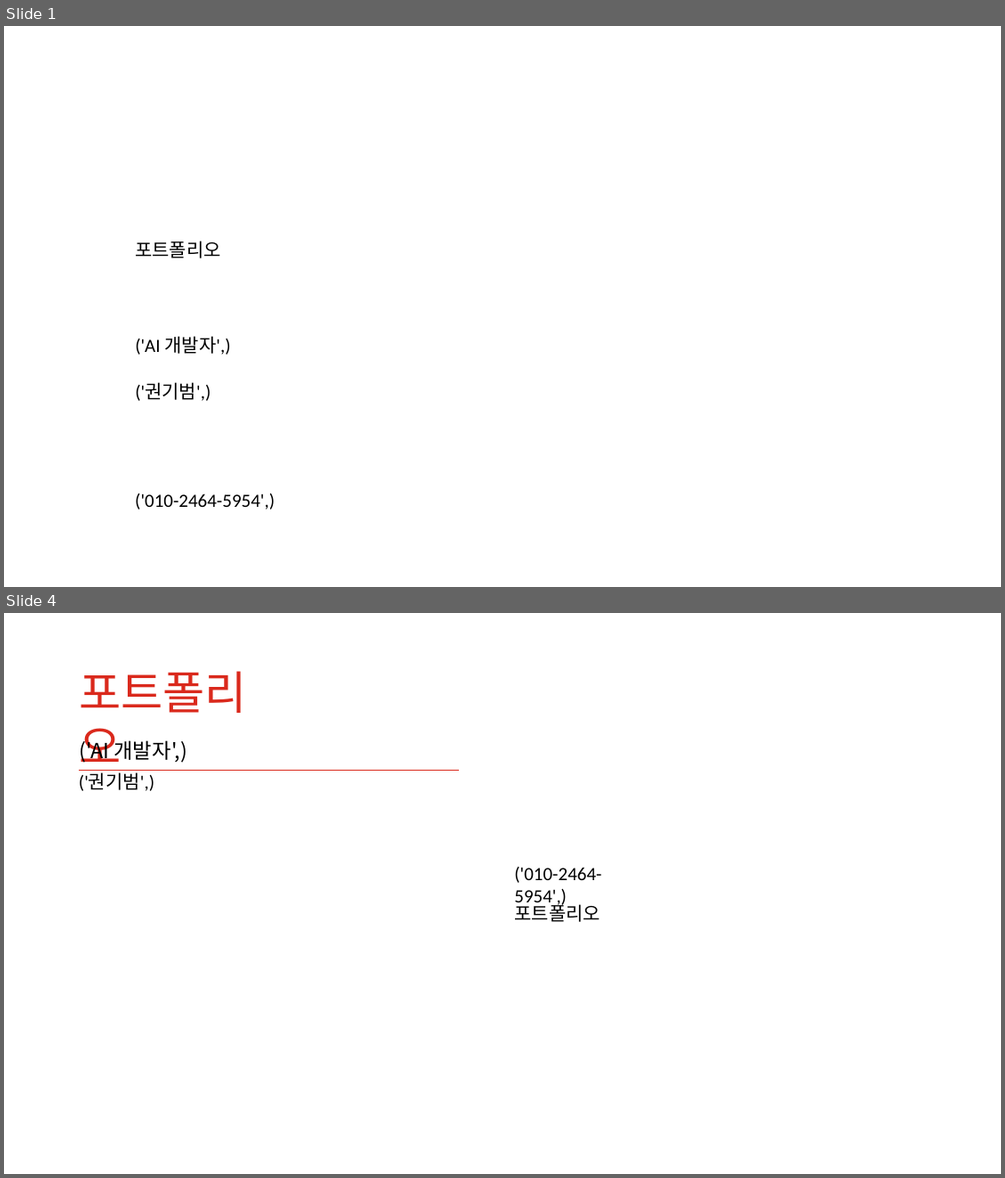
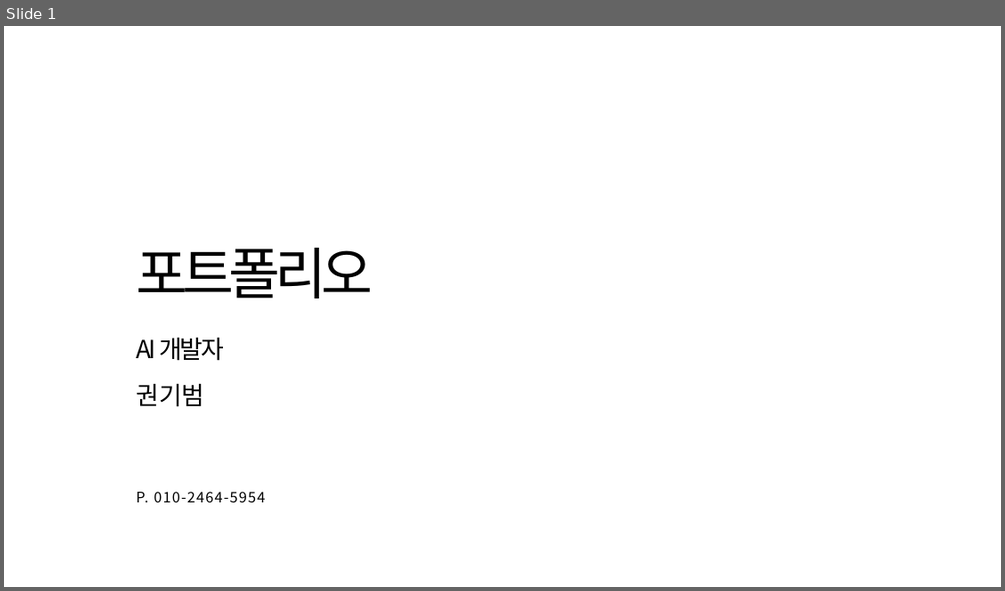
Before and after one commit to qja1998/github_mcp, a slide deck: ppt/test.pptx. Shown one above the other, each under a label of ours: slides 1 and 4 before the commit, slide 1 after it; the slides between them are not shown. The pictures are 1005x1178 and 1005x591 pixels, drawn with LibreOffice and Linux fonts; fonts in the diff are those of the drawing; background and template pictures are left out. Boxes give left, top, right and bottom in pixels: in the first picture for what was removed or moved away, otherwise in the second. Text is boxed around its words. In the diff, an @@ line names an element or a change of style, - is before the commit and + after.

```diff
--- a/ppt/test.pptx
+++ b/ppt/test.pptx
@@ slide 4 removed at bbox=[4, 613, 1001, 1174], background #FFFFFF @@
@@ title removed at bbox=[79, 671, 247, 775] @@
-포트폴리오
@@ text removed at bbox=[86, 737, 187, 763] @@
-('AI 개발자',)
@@ freeform shape removed at bbox=[79, 770, 459, 770] @@
-('권기범',)
@@ text removed at bbox=[514, 867, 601, 908] @@
-('010-2464-5954',)
@@ text removed at bbox=[514, 901, 600, 922] @@
-포트폴리오
@@ slide 1 changed as well @@
@@ text "포트폴리오" at bbox=[136, 248, 372, 298]: size 18 to 54 pt, font Calibri to Noto Sans CJK KR, letter spacing 0 to -5.2 pt; indent changed; more space between paragraphs @@
@@ text at bbox=[136, 337, 224, 361]: text changed; size 18 to 24 pt; font Calibri to Noto Sans CJK KR @@
-('AI 개발자',)
+AI 개발자
@@ text at bbox=[136, 383, 204, 407]: text changed; size 18 to 24 pt @@
-('권기범',)
+권기범
@@ text at bbox=[136, 491, 265, 502]: text changed; size 18 to 14 pt; font Calibri to Noto Sans CJK KR @@
-('010-2464-5954',)
+P. 010-2464-5954
```
Also in this commit, not shown: 3 other slides changed, 1 slide added, 3 other files.
